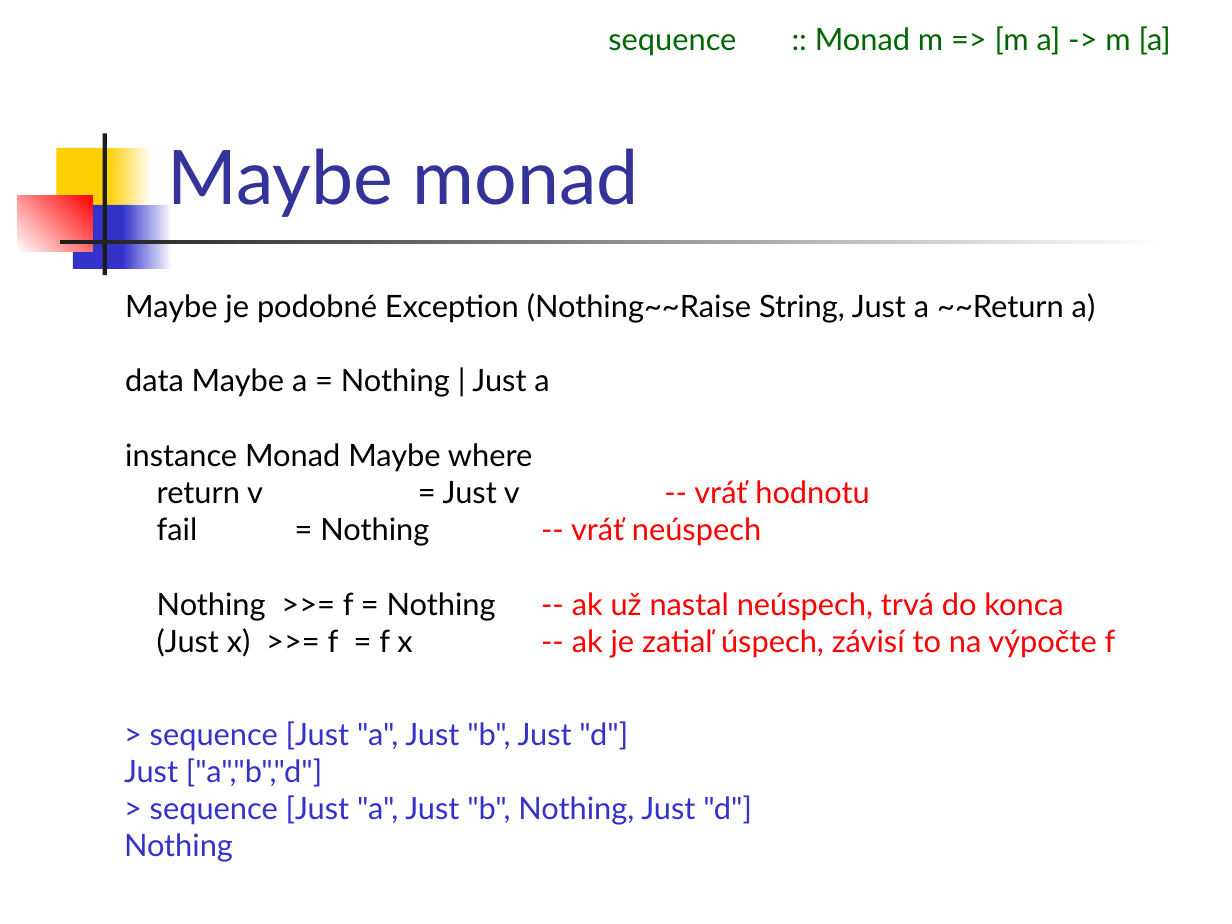
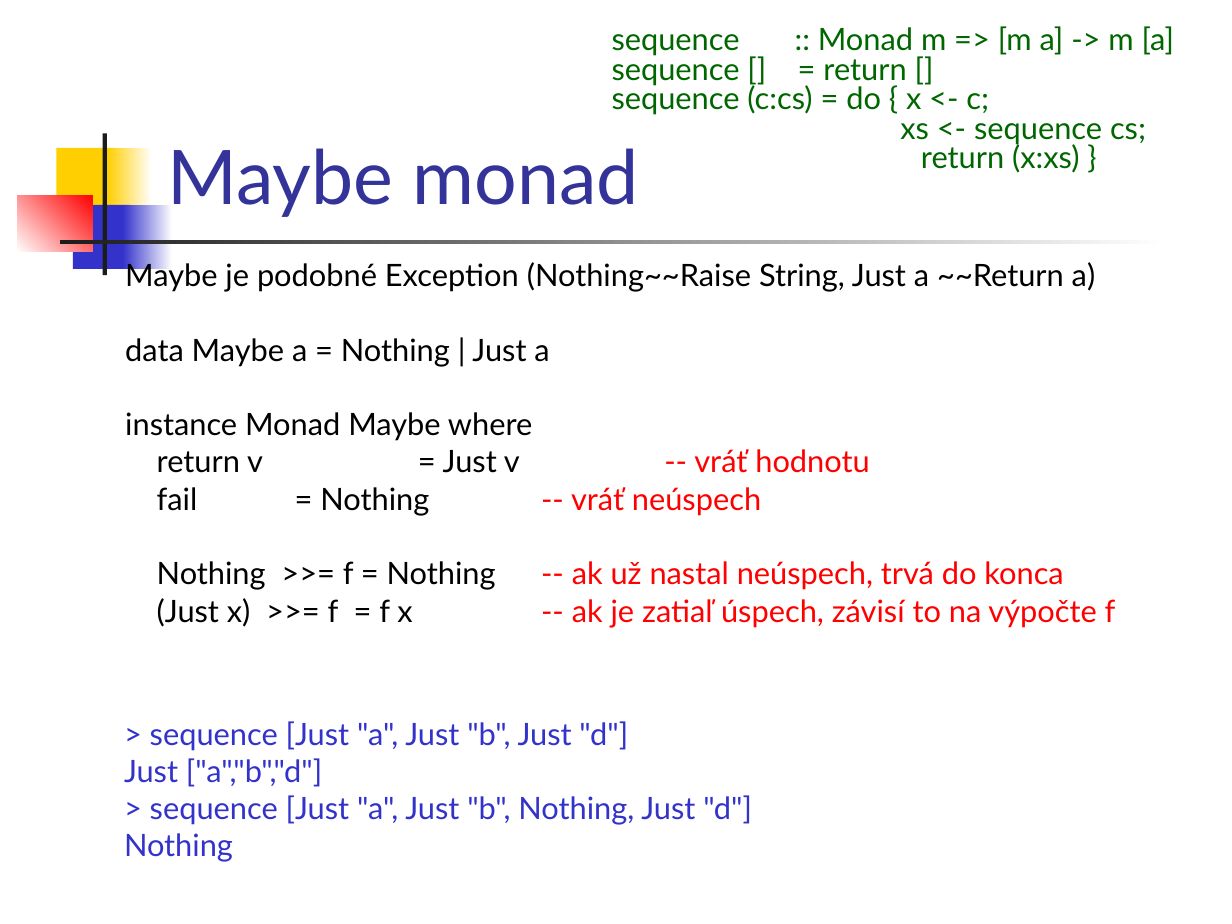
Before and after one commit to Funkcionalne/Prednasky, a slide deck: slide 22 of 11/11_fpro.ppt. Drawn at 1232x924 pixels with LibreOffice and Linux fonts; fonts in the diff are those of the drawing. Boxes give left, top, right and bottom in pixels: in the first picture for what was removed or moved away, otherwise in the second. Text is boxed around its words. In the diff, an @@ line names an element or a change of style, - is before the commit and + after.

```diff
--- a/11/11_fpro.ppt
+++ b/11/11_fpro.ppt
@@ text at <box>612,53,1146,173</box>: paragraphs added @@
+sequence [] = return []
+sequence (c:cs) = do { x <- c;
+xs <- sequence cs;
+return (x:xs) }
@@ text "Maybe je podobné Exception (Nothing~~Raise ..." rewrapped from <box>125,293,1116,658</box> to <box>125,259,1116,628</box> @@
```
Also in this commit, not shown: 12 other slides changed, 10 slides added, 10 other files.
